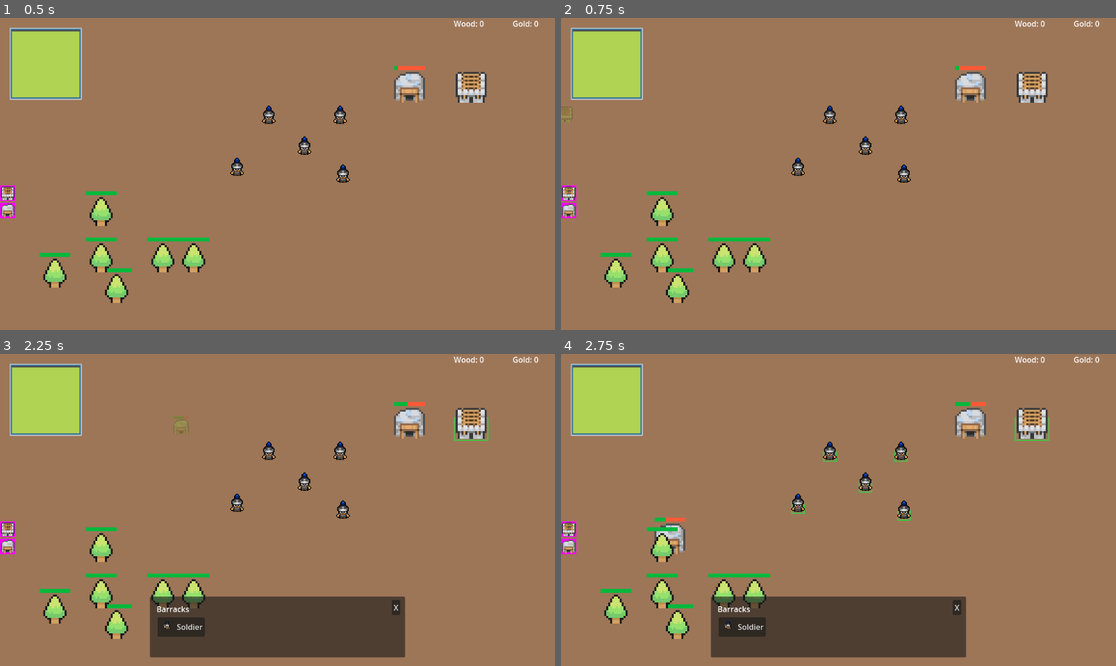
Above: before the commit, frames 1-4 (two rows, left to right).
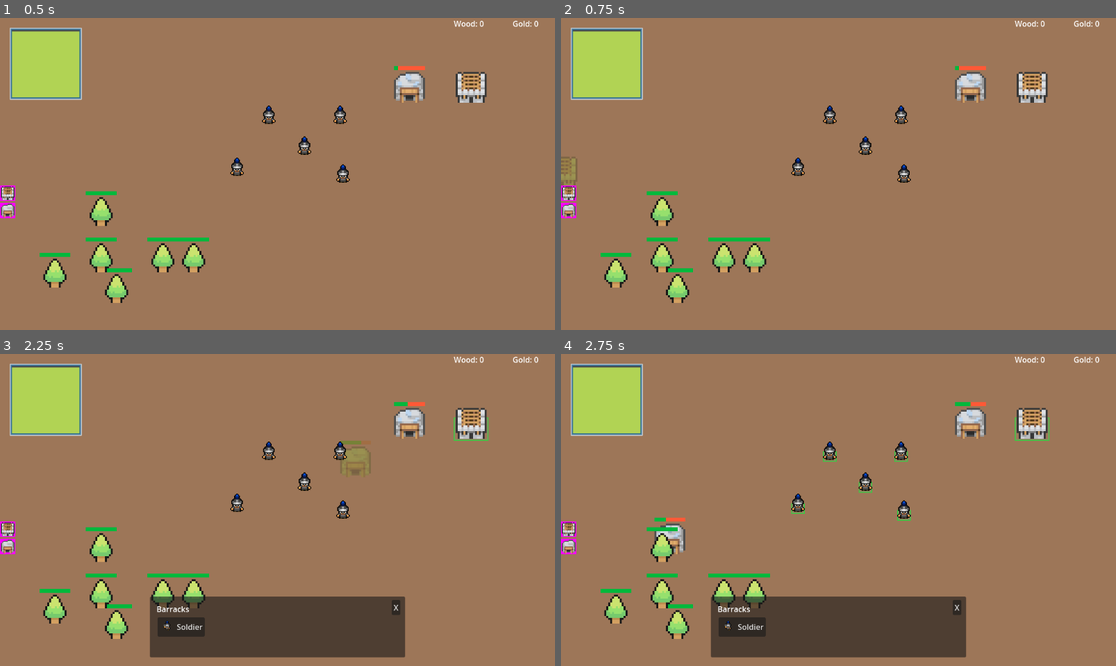
Above: after the commit, the same moments.

Repository: TicTacJoel/RTS-2D
Game: Godot game, scene res://scenes/main/world.tscn
Two runs of this game, one before a commit and one after it. Both use one fixed random seed, a clock stepped at 60 frames per second and the inputs below.
Inputs (mouse positions are in pixels of both pictures, inside the frame that each line leads up to):
- Up to frame 1 (0.5 s): no input
- Up to frame 2 (0.75 s): click (566, 192) at 0.5 s
- Up to frame 3 (2.25 s): click (5, 547) at 1.25 s; tap Enter at 2 s; drag from (471, 428) to (99, 553) at 2.02 s
- Up to frame 4 (2.75 s): no input

Frame 1 is identical in both runs. In frame 2, 0.2% of the frame differs, in the area x 0-3%, y 28-54%; in frame 3, 0.3%, in the area x 31-67%, y 20-39%; in frame 4, nothing differs.

Commit message:
fixed building preview

Diff:
--- a/menus/ingame/spawn_menu.tscn
+++ b/menus/ingame/spawn_menu.tscn
@@ -33,6 +33,7 @@
 grow_vertical = 0
 
 [node name="Label" type="Label" parent="HUD"]
+layout_mode = 0
 offset_left = 325.0
 offset_top = 518.0
 offset_right = 393.0
@@ -40,6 +41,7 @@
 text = "Barracks"
 
 [node name="ConfirmBtn" type="Button" parent="HUD"]
+layout_mode = 0
 offset_left = 327.0
 offset_top = 547.0
 offset_right = 425.0
@@ -48,6 +50,7 @@
 icon = SubResource("AtlasTexture_80obs")
 
 [node name="CancelBtn" type="Button" parent="HUD"]
+layout_mode = 0
 offset_left = 813.0
 offset_top = 511.0
 offset_right = 831.0
--- a/scenes/main/world.gd
+++ b/scenes/main/world.gd
@@ -19,6 +19,7 @@
 	current_gold = Global.Gold
 	for i in get_tree().get_nodes_in_group("build_buttons"):
 		i.pressed.connect(initiate_build_mode.bind(i.name))
+	ui.map_node = map_node
 
 #------------------------------------------------------------------------------|
 func _process(delta: float) -> void:
@@ -74,7 +75,8 @@
 
 #------------------------------------------------------------------------------|
 func update_building_preview():
-	var mouse_position = get_global_mouse_position()
+	#var mouse_position = get_global_mouse_position()
+	var mouse_position = map_node.to_local(get_global_mouse_position())
 	var current_tile = map_node.get_node("BuildingExclusion").local_to_map(mouse_position)
 	var tile_position = map_node.get_node("BuildingExclusion").map_to_local(current_tile)
 
@@ -91,7 +93,7 @@
 func cancel_build_mode():
 	build_mode = false
 	build_valid = false
-	get_node("UI/BuildingPreview").free()
+	get_node("Map1/BuildingPreview").free()
 
 #------------------------------------------------------------------------------|
 func verify_and_build():
@@ -100,7 +102,6 @@
 			var new_tower = load("res://scenes/buildings/" + build_type + ".tscn").instantiate()
 			new_tower.position = build_location
 			new_tower.type = build_type
-			#new_tower.category = GameData.tower_data[build_type]["category"]
 			map_node.get_node("Buildings").add_child(new_tower, true)
 			map_node.get_node("BuildingExclusion").set_cell(build_tile, 5, Vector2(1,0))
 			Global.Gold -= GameData.building_data[build_type]["cost"]
--- a/ui/ui.gd
+++ b/ui/ui.gd
@@ -2,6 +2,8 @@
 
 @onready var wood_label: Label = $HUD/WoodLabel
 @onready var gold_label: Label = $HUD/GoldLabel
+
+var map_node: Node2D
 
 ##-----------------------------------------------------------------------------/
 func _process(_delta: float) -> void:
@@ -10,29 +12,22 @@
 
 ##-----------------------------------------------------------------------------/
 func set_building_preview(building_type, mouse_position) -> void:
-	print("building type: ", building_type)
 	var drag_tower = load("res://scenes/buildings/" + building_type + ".tscn").instantiate()
-	drag_tower.set_name("DragBuilding")
+	drag_tower.name = "BuildingPreview"
 	drag_tower.modulate = Global.COLORS.green
-
-	var control = Control.new()
-	control.add_child(drag_tower, true)
-	control.position = mouse_position
-	control.set_name("BuildingPreview")
-	add_child(control, true)
-	move_child(get_node("BuildingPreview"), 0)
+	map_node.add_child(drag_tower)
+	drag_tower.position = mouse_position
 
 ##-----------------------------------------------------------------------------/
 func update_building_preview(new_position, color):
-	get_node("BuildingPreview").position = new_position
-	if get_node("BuildingPreview/DragBuilding").modulate != Color(color):
-		get_node("BuildingPreview/DragBuilding").modulate = Color(color)
-		#get_node("BuildingPreview/Sprite2D").modulate = Color(color)
+	get_node("../Map1/BuildingPreview").position = new_position
+	if get_node("../Map1/BuildingPreview").modulate != Color(color):
+		get_node("../Map1/BuildingPreview").modulate = Color(color)
 
 ##-----------------------------------------------------------------------------/
 func _on_barracks_mouse_entered() -> void:
-	print("MOUSE ENTERED")
+	pass
 
 ##-----------------------------------------------------------------------------/
 func _on_barracks_mouse_exited() -> void:
-	print("MOUSE EXITED")
+	pass
